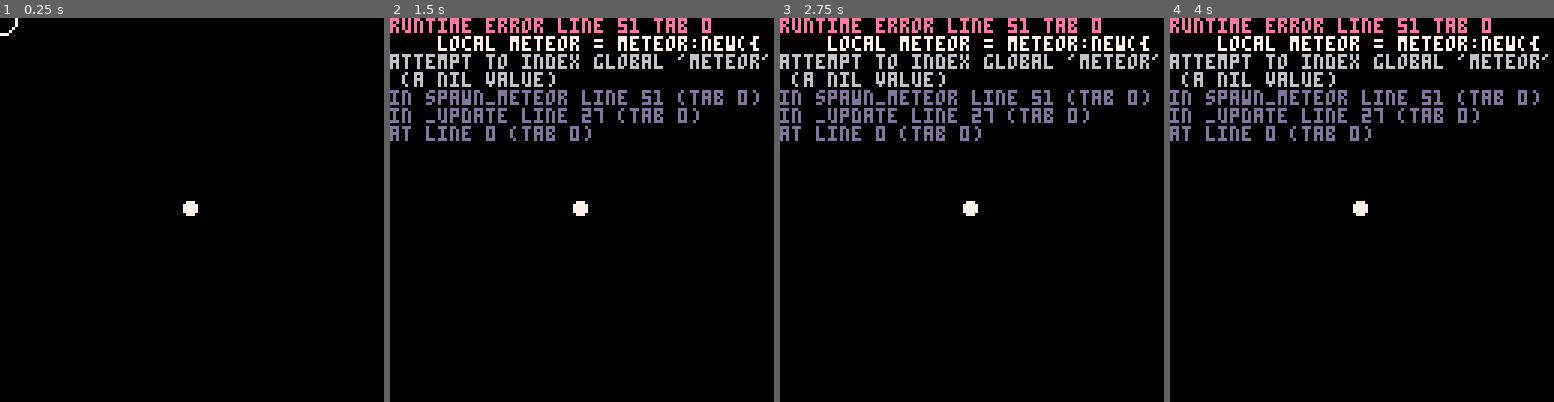
Above: before the commit, frames 1-4 (left to right).
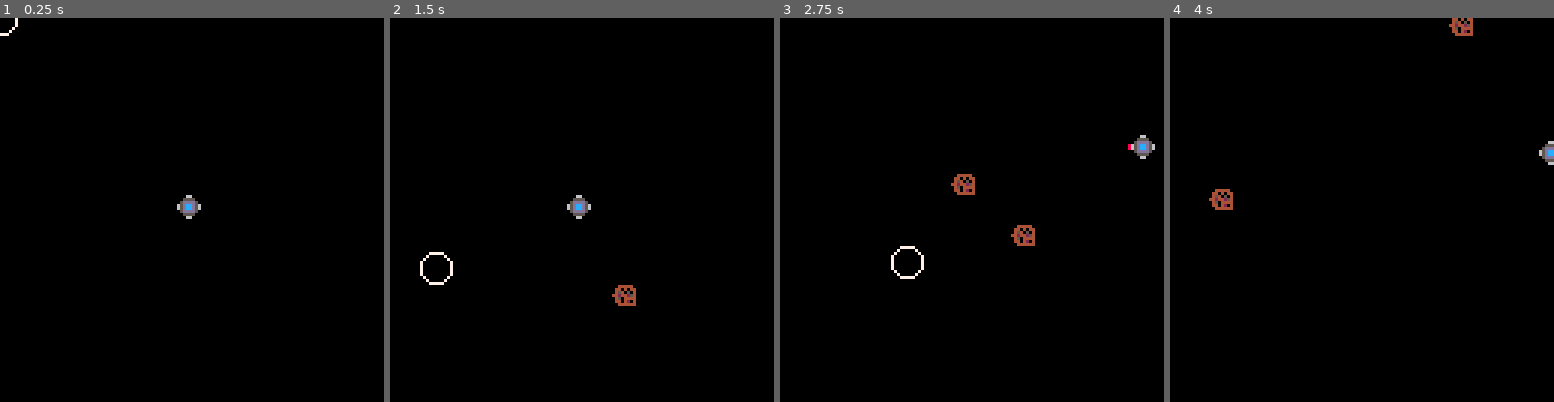
Above: after the commit, the same moments.

Repository: cbhrocks/pico-8-carts
Game: PICO-8 cartridge polarity/polarity.p8
Same seed, same stepped clock (60 frames per second), same inputs: the game is played once before the commit and once after it.
Inputs (mouse positions are in pixels of both pictures, inside the frame that each line leads up to):
- Up to frame 1 (0.25 s): no input
- Up to frame 2 (1.5 s): click (670, 121) at 0.67 s; click (436, 267) at 1.22 s
- Up to frame 3 (2.75 s): hold Right 1.6-2.1 s; click (887, 114) at 1.77 s; hold Up 2.15-2.42 s; click (952, 259) at 2.32 s; hold Right from 2.47 s (still down)
- Up to frame 4 (4 s): click (1404, 106) at 2.87 s; release Right at 3.03 s; hold Left 3.08-3.58 s; click (1465, 256) at 3.42 s; hold Down 3.63-3.97 s; click (1231, 102) at 3.97 s

The runs differ from the first frame. In frame 1, 0.2% of the frame differs, in the area x 46-53%, y 46-53%; in frame 2, 8.8%; in frame 3, 9.2%, in the area x 0-99%, y 0-68%; in frame 4, 8.8%.
Error before the commit: runtime error line 51 tab 0; local meteor = meteor:new({; attempt to index global 'meteor' (a nil value)

Commit message:
meteor direction finished. added ship sprite

Diff:
--- a/polarity/entities/meteor.lua
+++ b/polarity/entities/meteor.lua
@@ -1,14 +1,11 @@
 meteor = {
+    s_id=1,
     -- how far its rotated
     orientation = 0
 }
 meteor.__index = meteor
 
 setmetatable(meteor, {__index=entity})
-
-function meteor:draw()
-    circfill(self.x,self.y,2,8)
-end
 
 function meteor:update(time)
     -- update velocity based on acceleration value
--- a/polarity/entities/ship.lua
+++ b/polarity/entities/ship.lua
@@ -1,18 +1,38 @@
 ship = {
+    s_id=0,
 }
 ship.__index = ship
 
 setmetatable(ship, {__index=entity})
 
 function ship:draw()
-    circfill(self.x,self.y,2,7)
+    if (self.dx < 0) then
+        line(self.x, self.y, self.x+4, self.y, 8)
+        line(self.x, self.y-1, self.x+4, self.y-1, 8)
+    end
+    if (self.dx > 0) then
+        line(self.x, self.y, self.x-5, self.y, 8)
+        line(self.x, self.y-1, self.x-5, self.y-1, 8)
+    end
+    if (self.dy < 0) then
+        line(self.x, self.y, self.x, self.y+4, 8)
+        line(self.x-1, self.y, self.x-1, self.y+4, 8)
+    end
+    if (self.dy > 0) then
+        line(self.x, self.y, self.x, self.y-5, 8)
+        line(self.x-1, self.y, self.x-1, self.y-5, 8)
+    end
+    entity.draw(self)
 end
 
 function ship:control(left,right,up,down)
     -- update change in velocity using max acceleration
     self.dx = 0
     self.dy = 0
-    if (left) self.dx -= self.accel
+    if (left) then
+        self.dx -= self.accel
+        line(self.x, self.y, self.x+10, self.y, 8)
+    end
     if (right) self.dx += self.accel
     if (up) self.dy -= self.accel
     if (down) self.dy += self.accel
--- a/polarity/entity.lua
+++ b/polarity/entity.lua
@@ -1,4 +1,6 @@
 entity = {
+    -- sprite id
+    s_id=nil,
     -- position
     x=63,
     y=63,
@@ -10,7 +12,7 @@
     dx = 0,
     dy = 0,
     -- velocity
-    vx =  0,
+    vx = 0,
     vy = 0
 }
 entity.__index=entity
@@ -20,7 +22,11 @@
 end
 
 function entity:draw()
-    circ(self.x,self.y,5,7)
+    if (self.s_id == nil) then
+        circ(self.x,self.y,5,7)
+    else
+        spr(self.s_id, self.x-4,self.y-4,1,1)
+    end
 end
 
 function entity:move(new_x, new_y)
--- a/polarity/main.lua
+++ b/polarity/main.lua
@@ -23,6 +23,12 @@
         v:update(time() - last)
     end
 
+    queue.pushright(ship_locs, {x = player.x - 63, y = player.y - 63})
+    if (ship_locs.last - ship_locs.first > 20) then
+        local loc = queue.popleft(ship_locs)
+        camera(loc.x, loc.y)
+    end
+
     if (flr(time()) == next_m) then
         spawn_meteor(player)
         next_m += meteor_interval
@@ -45,13 +51,25 @@
     }
     meteor_interval = 1
     next_m = 1
+
+    ship_locs = queue.new()
 end
 
 function spawn_meteor(point)
+    local distance = 50
+    local direction = rnd(1)
+    local x = distance * cos(direction) + player.x
+    local y = distance * sin(direction) + player.y
+    local dirx = (player.x - x)/distance
+    local diry = (player.y - y)/distance
+    local dirAng = atan2(dirx, diry) + rnd(0.1) - 0.05
+    local vx = cos(dirAng)
+    local vy = sin(dirAng)
     local meteor = meteor:new({
-        x = point.x - 10,
-        y = point.y
+        x = x,
+        y = y,
+        vx = vx,
+        vy = vy
     })
-    rotate_around(point, meteor, rnd(1))
     entities[#entities+1] = meteor
 end
--- a/polarity/polarity.p8
+++ b/polarity/polarity.p8
@@ -4,10 +4,21 @@
 #include main.lua
 #include entity.lua
 #include entities/ship.lua
+#include entities/meteor.lua
+#include utils/transforms.lua
+#include utils/list.lua
 __gfx__
+00066000004444400000000000000000000000000000000000000000000000000000000000000000000000000000000000000000000000000000000000000000
+00555500044040440000000000000000000000000000000000000000000000000000000000000000000000000000000000000000000000000000000000000000
+05dddd50045405040000000000000000000000000000000000000000000000000000000000000000000000000000000000000000000000000000000000000000
+65dccd56442442540000000000000000000000000000000000000000000000000000000000000000000000000000000000000000000000000000000000000000
+65dccd56045044440000000000000000000000000000000000000000000000000000000000000000000000000000000000000000000000000000000000000000
+05dddd50044042040000000000000000000000000000000000000000000000000000000000000000000000000000000000000000000000000000000000000000
+00555500004444440000000000000000000000000000000000000000000000000000000000000000000000000000000000000000000000000000000000000000
+00066000000000000000000000000000000000000000000000000000000000000000000000000000000000000000000000000000000000000000000000000000
 00000000000000000000000000000000000000000000000000000000000000000000000000000000000000000000000000000000000000000000000000000000
 00000000000000000000000000000000000000000000000000000000000000000000000000000000000000000000000000000000000000000000000000000000
-00700700000000000000000000000000000000000000000000000000000000000000000000000000000000000000000000000000000000000000000000000000
-00077000000000000000000000000000000000000000000000000000000000000000000000000000000000000000000000000000000000000000000000000000
-00077000000000000000000000000000000000000000000000000000000000000000000000000000000000000000000000000000000000000000000000000000
-00700700000000000000000000000000000000000000000000000000000000000000000000000000000000000000000000000000000000000000000000000000
+00000000000000000000000000000000000000000000000000000000000000000000000000000000000000000000000000000000000000000000000000000000
+00011c00000000000000000000000000000000000000000000000000000000000000000000000000000000000000000000000000000000000000000000000000
+0511cc70000000000000000000000000000000000000000000000000000000000000000000000000000000000000000000000000000000000000000000000000
+00011c00000000000000000000000000000000000000000000000000000000000000000000000000000000000000000000000000000000000000000000000000
--- /dev/null
+++ b/polarity/utils/list.lua
@@ -0,0 +1,34 @@
+queue = {}
+function queue.new ()
+    return {first = 0, last = -1}
+end
+
+function queue.pushleft (queue, value)
+    local first = queue.first - 1
+    queue.first = first
+    queue[first] = value
+end
+
+function queue.pushright (queue, value)
+    local last = queue.last + 1
+    queue.last = last
+    queue[last] = value
+end
+
+function queue.popleft (queue)
+    local first = queue.first
+    if first > queue.last then error("list is empty") end
+    local value = queue[first]
+    queue[first] = nil        -- to allow garbage collection
+    queue.first = first + 1
+    return value
+end
+
+function queue.popright (queue)
+    local last = queue.last
+    if queue.first > last then error("list is empty") end
+    local value = queue[last]
+    queue[last] = nil         -- to allow garbage collection
+    queue.last = last - 1
+    return value
+end
--- a/polarity/utils/transforms.lua
+++ b/polarity/utils/transforms.lua
@@ -1,9 +1,14 @@
 function rotate_around(o, p, a)
-    printh("origin"..o.x..", "..o.y.."", "log")
-    printh("point"..p.x..", "..p.y.."", "log")
-    local s = sin(a)
+    -- printh("origin"..o.x..", "..o.y.."", "log")
+    -- printh("point"..p.x..", "..p.y.."", "log")
+    local s = sin(-a)
     local c = cos(a)
     p.x = ((p.x - o.x) * c) - ((p.y - o.y) * s) + o.x
     p.y = ((p.x - o.x) * s) + ((p.y - o.y) * c) + o.y
-    printh("final"..p.x..", "..p.y.."", "log")
+    -- printh("final"..p.x..", "..p.y.."", "log")
 end
+
+function normalize(x, y)
+    local d = sqrt(x^2 + y^2)
+    return {x=x/d, y=y/d}
+end
